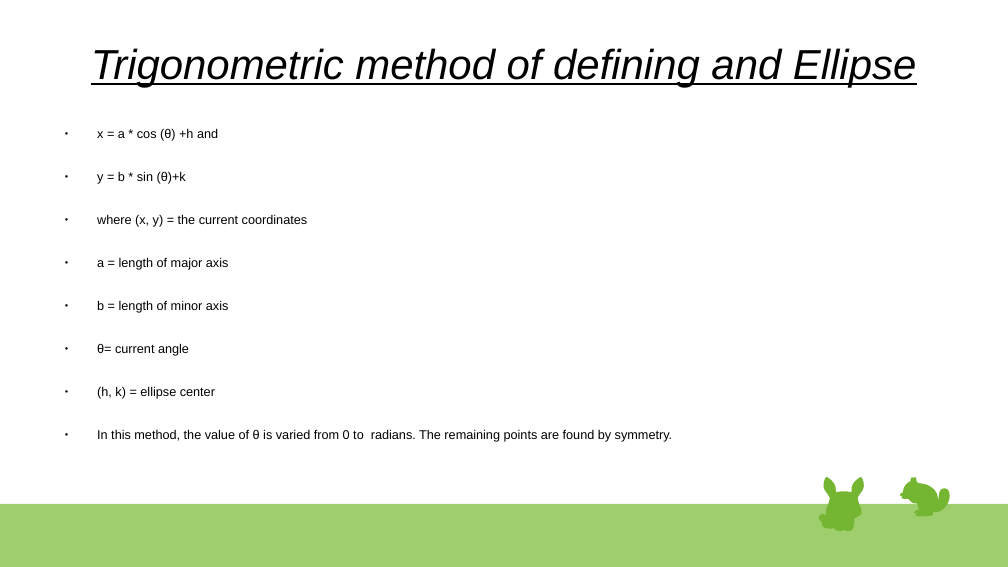
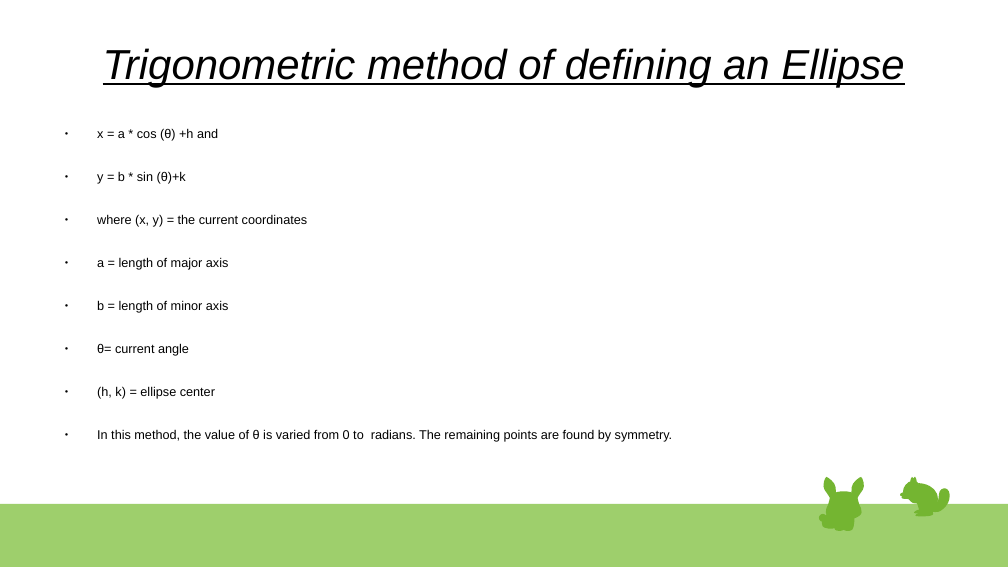
Before and after one commit to seamoonpandey/computer-graphics, a slide deck: slide 4 of ellipse/ellipse.odp. Drawn at 1008x567 pixels with LibreOffice and Linux fonts; fonts in the diff are those of the drawing. Boxes give left, top, right and bottom in pixels: in the first picture for what was removed or moved away, otherwise in the second. Text is boxed around its words. In the diff, an @@ line names an element or a change of style, - is before the commit and + after.

```diff
--- a/ellipse/ellipse.odp
+++ b/ellipse/ellipse.odp
@@ title at (x1=103, y1=48, x2=904, y2=88): text changed @@
-Trigonometric method of defining and Ellipse
+Trigonometric method of defining an Ellipse
```
Also in this commit, not shown: 1 other slide changed, 1 slide added, 1 other file.
